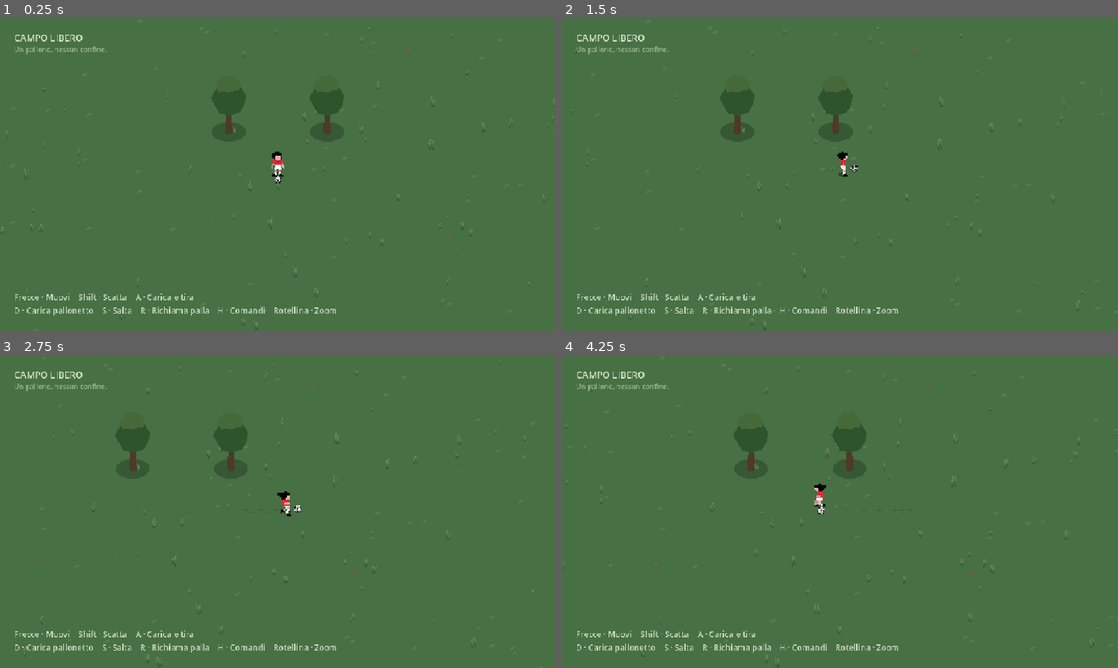
Above: before the commit, frames 1-4 (two rows, left to right).
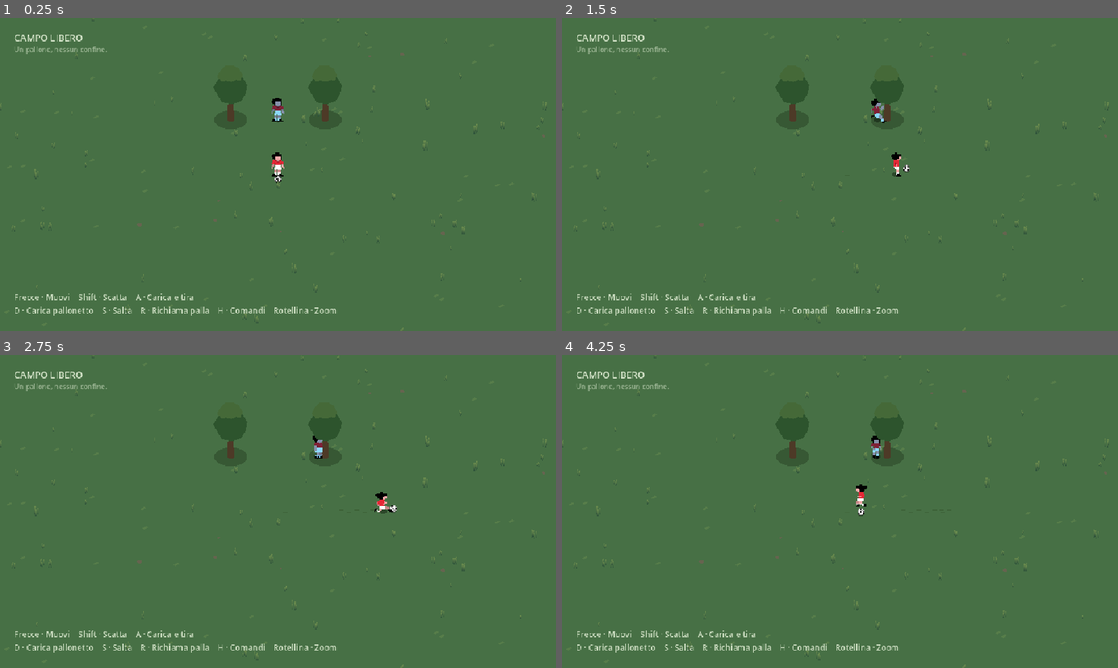
Above: after the commit, the same moments.

Repository: der1988/darkcave
Game: Godot game, scene res://scenes/football/main.tscn
Two runs of this game, one before a commit and one after it. Both use one fixed random seed, a clock stepped at 60 frames per second and the inputs below.
Inputs (mouse positions are in pixels of both pictures, inside the frame that each line leads up to):
- Up to frame 1 (0.25 s): no input
- Up to frame 2 (1.5 s): tap Enter at 0.5 s; move the mouse to (962, 158) at 0.52 s; hold Right (football_right) 0.53-1.25 s; tap Ctrl at 0.6 s; click (962, 158) at 0.67 s; tap S (football_jump) at 0.77 s; drag from (728, 190) to (812, 237) at 1.27 s
- Up to frame 3 (2.75 s): move the mouse to (333, 442) at 2.02 s; hold Right (football_right) from 2.03 s (still down); hold R (football_recall) from 2.03 s (still down); tap Ctrl at 2.3 s
- Up to frame 4 (4.25 s): release Right (football_right) at 2.75 s; release R (football_recall) at 2.75 s; drag from (812, 574) to (673, 464) at 2.77 s; move the mouse to (1006, 558) at 3.52 s; hold Left (football_left) from 3.53 s (still down); hold Shift (football_sprint) from 3.53 s (still down); tap S (football_jump) at 3.77 s; tap Ctrl at 3.8 s

The runs differ from the first frame. In frame 1, 1.2% of the frame differs, in the area x 0-100%, y 0-100%; in frame 2, 2.5%; in frame 3, 2.0%; in frame 4, 2.6%.

Commit message:
Fix camera framing, raise goal and add reactive goalkeeper

Diff:
--- a/scenes/football/ball.tscn
+++ b/scenes/football/ball.tscn
@@ -27,7 +27,7 @@
 lock_rotation = true
 continuous_cd = true
 collision_layer = 32
-collision_mask = 17
+collision_mask = 81
 linear_damp = 0.0
 physics_material_override = SubResource("Physics")
 script = ExtResource("1")
--- /dev/null
+++ b/scenes/football/goalkeeper.tscn
@@ -0,0 +1,11 @@
+[gd_scene load_steps=3 format=3]
+[ext_resource type="PackedScene" path="res://scenes/football/player.tscn" id="1"]
+[ext_resource type="Script" path="res://scripts/football/goalkeeper.gd" id="2"]
+
+[node name="Goalkeeper" instance=ExtResource("1")]
+collision_layer = 64
+collision_mask = 49
+script = ExtResource("2")
+
+[node name="Sprite3D" parent="." index="1"]
+modulate = Color(0.55,0.85,1,1)
--- a/scenes/football/main.tscn
+++ b/scenes/football/main.tscn
@@ -9,6 +9,8 @@
 
 [ext_resource type="Script" path="res://scripts/football/grass_trails.gd" id="6"]
 [ext_resource type="PackedScene" path="res://scenes/football/tree.tscn" id="7"]
+
+[ext_resource type="PackedScene" path="res://scenes/football/goalkeeper.tscn" id="8"]
 
 [sub_resource type="WorldBoundaryShape3D" id="Floor"]
 
@@ -53,10 +55,13 @@
 [node name="GoalTrees" type="Node3D" parent="."]
 
 [node name="LeftTree" parent="GoalTrees" instance=ExtResource("7")]
-position = Vector3(-5,0,-1)
+position = Vector3(-6,0,-2)
 
 [node name="RightTree" parent="GoalTrees" instance=ExtResource("7")]
-position = Vector3(-1,0,-5)
+position = Vector3(-2,0,-6)
+
+[node name="Goalkeeper" parent="." instance=ExtResource("8")]
+position = Vector3(-4,0,-4)
 
 [node name="Player" parent="." instance=ExtResource("2")]
 
@@ -69,7 +74,7 @@
 position = Vector3(14,14,14)
 rotation_degrees = Vector3(-35.264,45,0)
 projection = 1
-size = 18.0
+size = 18.72
 near = 0.1
 far = 100.0
 current = true
--- a/scenes/football/player.tscn
+++ b/scenes/football/player.tscn
@@ -21,7 +21,7 @@
 
 [node name="Player" type="CharacterBody3D" groups=["football_player"]]
 collision_layer = 16
-collision_mask = 33
+collision_mask = 97
 script = ExtResource("1")
 
 [node name="Body" type="CollisionShape3D" parent="."]
--- /dev/null
+++ b/scripts/football/goalkeeper.gd
@@ -0,0 +1,77 @@
+extends CharacterBody3D
+## A small reactive keeper: lateral interception and physical deflection, no snaps.
+@export var movement_speed: float = 3.2
+@onready var ball: FootballBall = get_parent().get_node("Ball")
+@onready var sprite: Sprite3D = $Sprite3D
+var center = Vector3.ZERO
+var lateral = Vector3.RIGHT
+var forward = Vector3.BACK
+var half_width: float = 2.0
+var phase: float = 0.0
+var parry_cooldown: float = 0.0
+var saves: int = 0
+
+func _ready() -> void:
+	remove_from_group("football_player")
+	var posts = get_parent().get_node("GoalTrees")
+	center = (posts.get_child(0).position+posts.get_child(1).position)*0.5
+	lateral = (posts.get_child(1).position-posts.get_child(0).position).normalized()
+	forward = lateral.cross(Vector3.UP).normalized()
+	if forward.dot(-center)<0.0:
+		forward = -forward
+	half_width = posts.get_child(0).position.distance_to(posts.get_child(1).position)*0.5-0.45
+
+func target_position() -> Vector3:
+	var offset = ball.position-center
+	var approach_speed = ball.linear_velocity.dot(forward)
+	var ahead = offset.dot(forward)
+	var anticipated = ball.position
+	if approach_speed< -0.1 and ahead>0.0:
+		var time = ahead/-approach_speed
+		if time<1.2:
+			anticipated += ball.linear_velocity*time
+	var side = clampf((anticipated-center).dot(lateral),-half_width,half_width)
+	# Return to center when play moves well away from the goal.
+	if ahead>22.0 or ahead< -2.0:
+		side = 0.0
+	return center+lateral*side
+
+func _physics_process(delta: float) -> void:
+	parry_cooldown = maxf(0.0,parry_cooldown-delta)
+	var offset = target_position()-position
+	offset.y = 0.0
+	var desired = offset*5.0
+	desired = desired.limit_length(movement_speed)
+	velocity.x = move_toward(velocity.x,desired.x,12.0*delta)
+	velocity.z = move_toward(velocity.z,desired.z,12.0*delta)
+	velocity.y = -0.5 if is_on_floor() else velocity.y-20.0*delta
+	var before = position
+	move_and_slide()
+	var travel = Vector2(position.x-before.x,position.z-before.z).length()
+	var facing = ball.position-position
+	facing.y = 0.0
+	var row = 0
+	if travel>0.002:
+		phase = fposmod(phase+travel/0.36,4.0)
+		row = 1+int(phase)
+	if parry_cooldown>0.25:
+		row = 5
+	sprite.frame = row*8+FootballControls.orientation(facing)
+	try_parry()
+
+func try_parry() -> bool:
+	var gap = ball.position-position
+	var planar = Vector2(gap.x,gap.z).length()
+	if parry_cooldown>0.0 or planar>0.68 or gap.y<0.15 or gap.y>1.6:
+		return false
+	if ball.linear_velocity.dot(forward)>= -0.1:
+		return false
+	var speed = clampf(ball.linear_velocity.length()*0.45,4.0,14.0)
+	var sideways = clampf(gap.dot(lateral)*3.0,-1.2,1.2)
+	ball.linear_velocity = forward*speed+lateral*sideways+Vector3.UP*1.5
+	ball.touch_lock = 0.4
+	ball.controlled = false
+	ball.sleeping = false
+	parry_cooldown = 0.5
+	saves += 1
+	return true
--- a/scripts/football/player.gd
+++ b/scripts/football/player.gd
@@ -1,8 +1,8 @@
 class_name FootballPlayer
 extends CharacterBody3D
 
-@export var walk_speed: float = 4.5
-@export var sprint_speed: float = 10.0
+@export var walk_speed: float = 4.68
+@export var sprint_speed: float = 10.4
 @export var jump_speed: float = 6.0
 @onready var shadow: MeshInstance3D = $Shadow
 @onready var sprite: Sprite3D = $Sprite3D
--- a/scripts/football/sandbox.gd
+++ b/scripts/football/sandbox.gd
@@ -11,7 +11,7 @@
 var charge_time: float = 0.0
 var charging: bool = false
 var charging_lob: bool = false
-var desired_zoom: float = 18.0
+var desired_zoom: float = 18.72
 var feedback_time: float = 0.0
 
 func _ready() -> void:
@@ -53,7 +53,6 @@
 	grass.position = Vector3(snappedf(player.position.x,32.0),0,snappedf(player.position.z,32.0))
 
 func _process(delta: float) -> void:
-	camera_rig.position = camera_rig.position.lerp(Vector3(player.position.x,0,player.position.z),1.0-exp(-8.0*delta))
 	camera.size = lerpf(camera.size,desired_zoom,1.0-exp(-10.0*delta))
 	feedback_time = maxf(0.0,feedback_time-delta)
 	if charging:
--- a/tests/football_test.gd
+++ b/tests/football_test.gd
@@ -33,7 +33,7 @@
 	check(ProjectSettings.get_setting("application/run/main_scene")=="res://scenes/football/main.tscn","Football sandbox is the active game")
 	check(get_nodes_in_group("football_player").size()==1 and game.find_children("*","Light3D",true,false).is_empty(),"One player and no flashlight or other lights")
 	check(game.get_node_or_null("Father")==null and game.get_node_or_null("Child")==null and game.get_node_or_null("Enemy")==null,"No companion or hostile actor in the new scene")
-	check(game.camera.projection==Camera3D.PROJECTION_ORTHOGONAL and is_equal_approx(game.camera.size,18.0),"Fixed isometric orthographic framing")
+	check(game.camera.projection==Camera3D.PROJECTION_ORTHOGONAL and is_equal_approx(game.camera.size,18.72),"Fixed isometric orthographic framing")
 	var wheel = InputEventMouseButton.new()
 	wheel.pressed = true
 	wheel.button_index = MOUSE_BUTTON_WHEEL_UP
@@ -44,7 +44,7 @@
 	for i in 30:
 		game._unhandled_input(wheel)
 	check(is_equal_approx(game.desired_zoom,34.0),"Mouse wheel can return to the former wide framing within far limit")
-	game.desired_zoom = 18.0
+	game.desired_zoom = 18.72
 	var art = game.player.sprite.texture.get_image().get_region(Rect2i(0,0,61,61)).get_used_rect()
 	var height = art.size.y*game.player.sprite.pixel_size/game.camera.size*720.0
 	check(height>=54.0 and height<=62.0,"Close camera makes the player clearly readable at 1280x720")
@@ -84,12 +84,16 @@
 	check(is_equal_approx(game.ball.contact_multiplier(),0.8),"Source late bounce contact loses twenty percent force")
 	game.ball.position = saved_position
 	game.ball.linear_velocity = Vector3.ZERO
+	var fixed_camera = game.camera_rig.position
+	var keeper = game.get_node("Goalkeeper")
+	keeper.set_physics_process(false)
+	keeper.collision_layer = 0
 	var trees = game.get_node("GoalTrees")
 	check(trees.get_child_count()==2,"Two physical trees mark the goal")
 	var space = game.get_world_3d().direct_space_state
-	var trunk_ray = PhysicsRayQueryParameters3D.create(Vector3(-5,0.7,-3),Vector3(-5,0.7,1),1)
+	var trunk_ray = PhysicsRayQueryParameters3D.create(Vector3(-6,0.7,-4),Vector3(-6,0.7,0),1)
 	check(not space.intersect_ray(trunk_ray).is_empty(),"Goal tree trunks block physical bodies")
-	var opening_ray = PhysicsRayQueryParameters3D.create(Vector3(-1,0.7,-1),Vector3(-5,0.7,-5),1)
+	var opening_ray = PhysicsRayQueryParameters3D.create(Vector3(-2,0.7,-2),Vector3(-6,0.7,-6),1)
 	check(space.intersect_ray(opening_ray).is_empty(),"Goal opening between the trees stays clear")
 	var start = game.player.position
 	Input.action_press("football_down")
@@ -100,10 +104,11 @@
 		await physics_frame
 		largest_gap = maxf(largest_gap,game.player.position.distance_to(game.ball.position))
 		max_step = maxf(max_step,game.ball.position.distance_to(previous))
-	check(Vector2(game.player.velocity.x,game.player.velocity.z).length()>4.4,"Walking is 25 percent faster while controlling the ball")
+	check(Vector2(game.player.velocity.x,game.player.velocity.z).length()>4.6,"Walking is 25 percent faster while controlling the ball")
 	var trails = game.get_node("GrassTrails")
 	check(trails.ages.count(6.0)<128,"Walking leaves temporary marks in the grass")
 	Input.action_release("football_down")
+	check(game.camera_rig.position.is_equal_approx(fixed_camera),"Camera stays fixed when the player moves across the field")
 	check(game.player.position.distance_to(start)>16.0,"Movement advances continuously across the field")
 	check(largest_gap<1.5 and max_step<0.2,"Dribbling rolls the native ball smoothly, without teleporting")
 	await ticks(60)
@@ -111,7 +116,7 @@
 	Input.action_press("football_sprint")
 	Input.action_press("football_right")
 	await ticks(40)
-	check(Vector2(game.player.velocity.x,game.player.velocity.z).length()>9.8,"Shift increases movement speed")
+	check(Vector2(game.player.velocity.x,game.player.velocity.z).length()>10.2,"Shift increases movement speed")
 	Input.action_release("football_right")
 	Input.action_press("football_left")
 	var reverse_gap = 0.0
@@ -123,7 +128,7 @@
 		reverse_step = maxf(reverse_step,game.player.position.distance_to(previous))
 	print("Sprint reversal gap=",reverse_gap," step=",reverse_step)
 	check(reverse_gap<1.5 and reverse_step<0.18,"Sudden sprint reversal keeps physical foot control without a position snap")
-	check(Vector2(game.player.velocity.x,game.player.velocity.z).length()>9.8,"Player recovers full sprint after turning around the ball")
+	check(Vector2(game.player.velocity.x,game.player.velocity.z).length()>10.2,"Player recovers full sprint after turning around the ball")
 	Input.action_release("football_left")
 	Input.action_release("football_sprint")
 	await ticks(40)
@@ -265,6 +270,32 @@
 	check(Vector2(game.grass.position.x-game.player.position.x,game.grass.position.z-game.player.position.z).length()<24.0,"Grass follows the player without a visible field boundary")
 	check(game.player.position.distance_to(game.ball.position)<1.2,"R recalls a lost ball beside the current player position")
 	check(game.get_node("Terrain").chunks.size()==25,"Infinite terrain keeps only twenty-five decorative chunks after travel")
+	# Restore the keeper for focused physical interception checks.
+	game.player.position = Vector3(0,0.02,0)
+	game.player.velocity = Vector3.ZERO
+	keeper.collision_layer = 64
+	keeper.set_physics_process(true)
+	game.ball.pending_recall = keeper.center+keeper.lateral*1.5+keeper.forward*4.0+Vector3.UP*0.3
+	await ticks(2)
+	game.ball.linear_velocity = -keeper.forward*6.0
+	var keeper_before = keeper.position
+	var max_keeper_step = 0.0
+	for i in 20:
+		var previous = keeper.position
+		await physics_frame
+		max_keeper_step = maxf(max_keeper_step,keeper.position.distance_to(previous))
+	check(keeper.position.distance_to(keeper_before)>0.1,"Keeper moves sideways to intercept an approaching shot")
+	check(max_keeper_step<0.07 and absf((keeper.position-keeper.center).dot(keeper.lateral))<=keeper.half_width+0.05,"Keeper remains between posts without teleporting")
+	game.ball.pending_recall = keeper.position+keeper.forward*0.45+Vector3.UP*0.7
+	await ticks(2)
+	game.ball.linear_velocity = -keeper.forward*8.0
+	check(keeper.try_parry() and game.ball.linear_velocity.dot(keeper.forward)>0.0,"Keeper deflects a reachable incoming shot back into play")
+	game.ball.pending_recall = keeper.position+keeper.forward*0.4+Vector3.UP*2.5
+	await ticks(35)
+	game.ball.pending_recall = keeper.position+keeper.forward*0.4+Vector3.UP*2.5
+	await ticks(1)
+	game.ball.linear_velocity = -keeper.forward*8.0
+	check(not keeper.try_parry(),"Keeper cannot save a ball above his physical reach")
 	game.queue_free()
 	await process_frame
 	print("RESULT football: ",checks-failures,"/",checks,"; max dribble gap=",largest_gap," max step=",max_step)
--- a/tools/capture_football.gd
+++ b/tools/capture_football.gd
@@ -12,7 +12,7 @@
 
 func shot(name: String) -> void:
 	await RenderingServer.frame_post_draw
-	assert(root.get_texture().get_image().save_png("res://screenshots/football-09/"+name+".png")==OK)
+	assert(root.get_texture().get_image().save_png("res://screenshots/football-10/"+name+".png")==OK)
 
 func run() -> void:
 	game = load("res://scenes/football/main.tscn").instantiate()
Not shown: 1 places in scenes/football/main.tscn that only renumber resources
Binary file added: screenshots/football-10/01-campo-libero.png
Binary file added: screenshots/football-10/02-palla-al-piede.png
Binary file added: screenshots/football-10/03-pallonetto.png
Binary file added: screenshots/football-10/04-browser.png
Binary file added: screenshots/football-10/04-salto.png
Binary file added: screenshots/football-10/05-carica-tiro-web.png
Binary file added: screenshots/football-10/05-tiro-al-volo.png
Binary file added: screenshots/football-10/06-salto-web.png
Not shown, added: scripts/football/goalkeeper.gd.uid
Not shown, changed: AGENTS.md
Not shown, changed: GAME_DESIGN.md
(and 4 more such lines)
